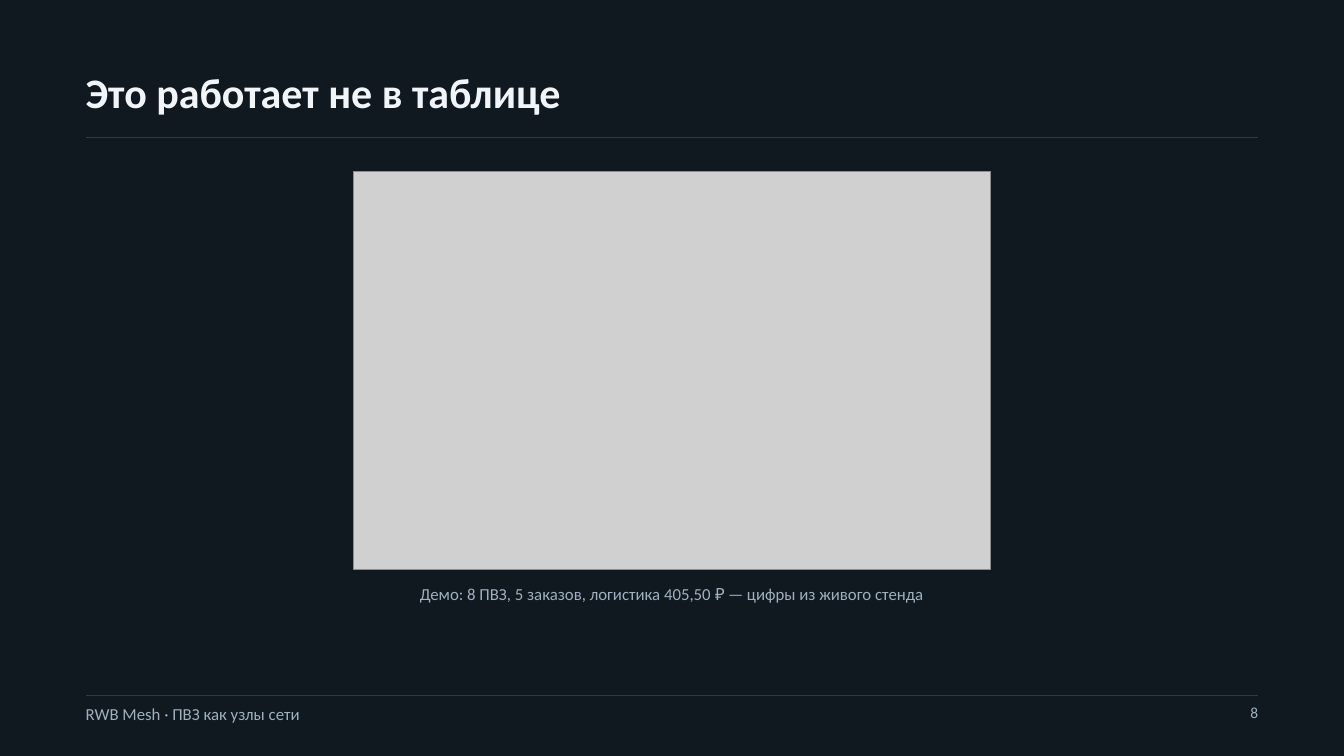
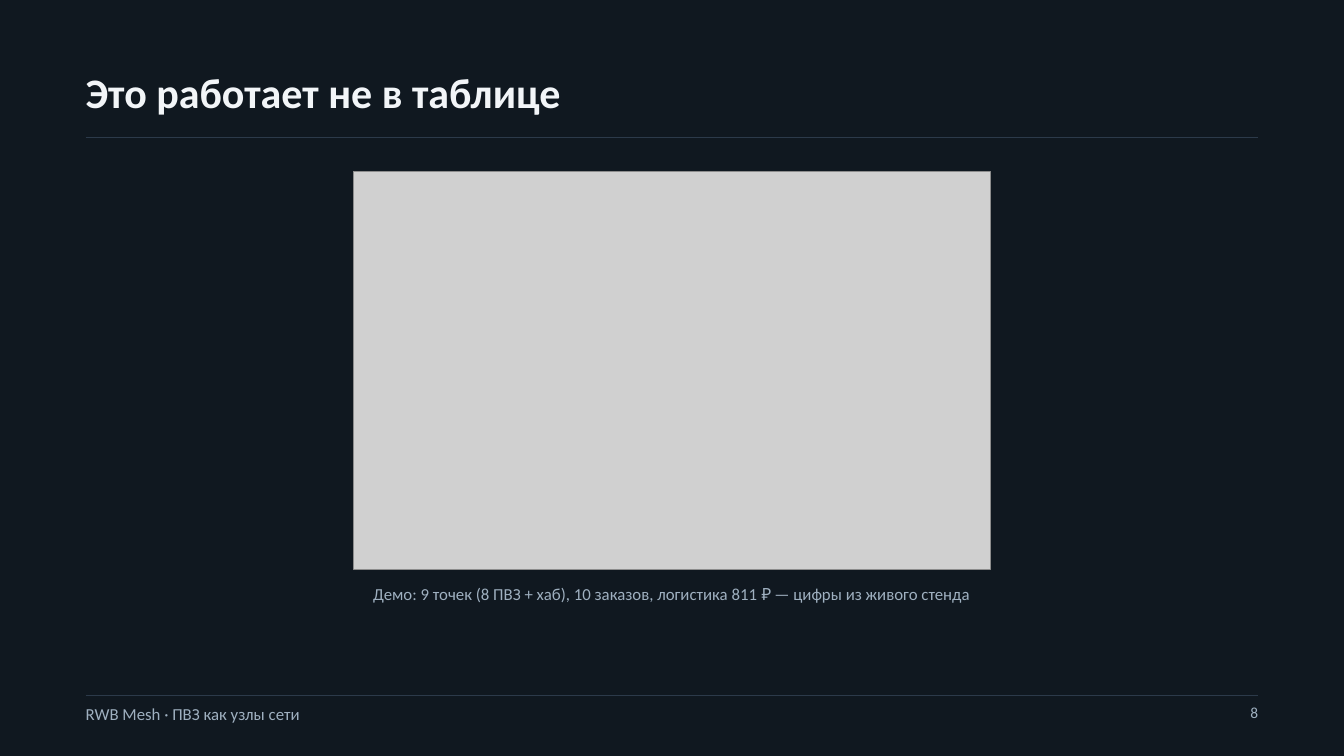
Before and after one commit to espyrion/rwb-mesh-pvz, a slide deck: slide 8 of docs/pitch/RWB-Mesh-PVZ-pitch.pptx. Drawn at 1344x756 pixels with LibreOffice and Linux fonts; fonts in the diff are those of the drawing; grey boxes stand for pictures. Boxes give left, top, right and bottom in pixels: in the first picture for what was removed or moved away, otherwise in the second. Text is boxed around its words. In the diff, an @@ line names an element or a change of style, - is before the commit and + after.

```diff
--- a/docs/pitch/RWB-Mesh-PVZ-pitch.pptx
+++ b/docs/pitch/RWB-Mesh-PVZ-pitch.pptx
@@ text at (373, 588, 969, 603): text changed @@
-Демо: 8 ПВЗ, 5 заказов, логистика 405,50 ₽ — цифры из живого стенда
+Демо: 9 точек (8 ПВЗ + хаб), 10 заказов, логистика 811 ₽ — цифры из живого стенда
```
Also in this commit, not shown: 1 other slide changed, 4 other files.
